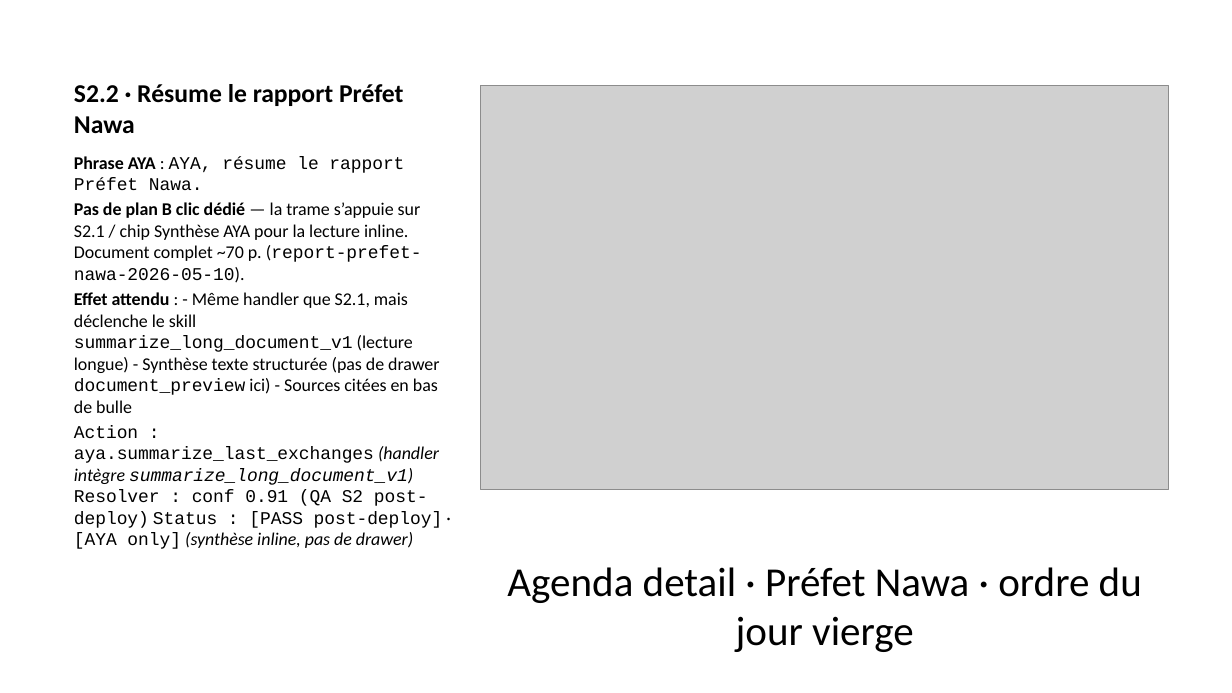
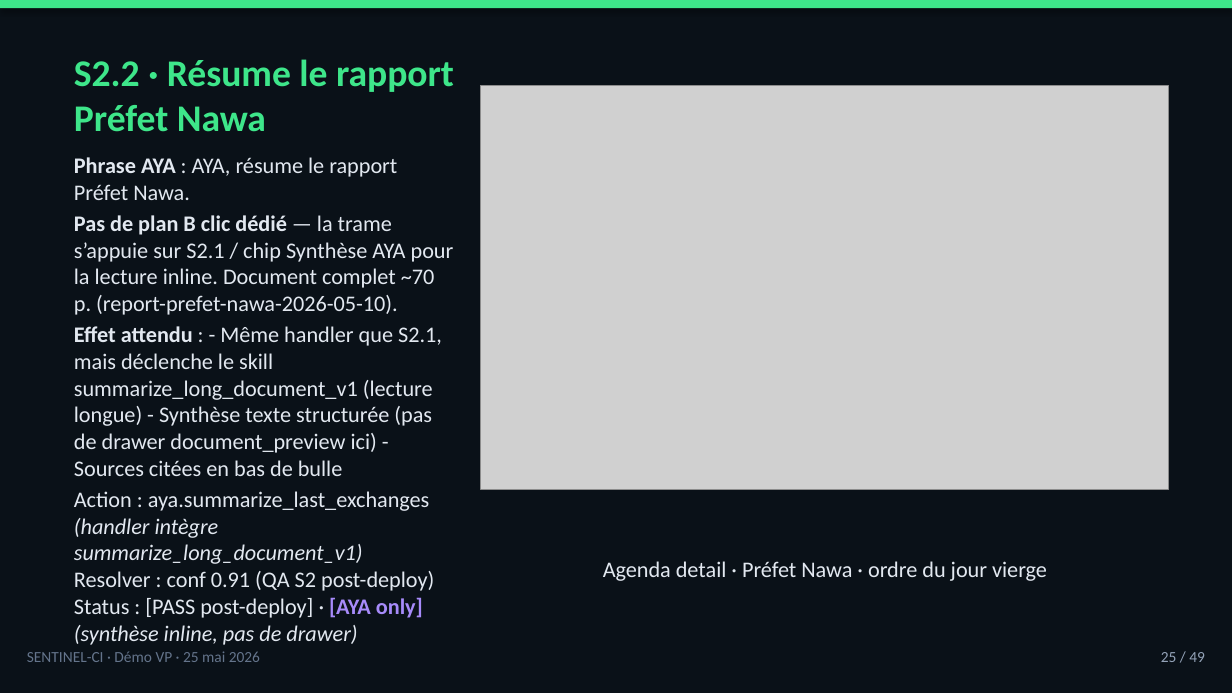
Before and after one commit to tishacian/hyusai, a slide deck: slide 25 of docs/sentinel-ci-demo-deck-2026-05-25.pptx. Drawn at 1232x693 pixels with LibreOffice and Linux fonts; fonts in the diff are those of the drawing; grey boxes stand for pictures. Boxes give left, top, right and bottom in pixels: in the first picture for what was removed or moved away, otherwise in the second. Text is boxed around its words. In the diff, an @@ line names an element or a change of style, - is before the commit and + after.

```diff
--- a/docs/sentinel-ci-demo-deck-2026-05-25.pptx
+++ b/docs/sentinel-ci-demo-deck-2026-05-25.pptx
@@ background #FFFFFF to #0A1118 @@
@@ rectangle added at <box>0,0,1232,9</box>, fill #3EE68A @@
@@ title "S2.2 · Résume le rapport ..." at <box>74,59,454,132</box>: size 15 to 22 pt, text colour #000000 to #3EE68A @@
@@ text "Phrase AYA : AYA, résume ..." at <box>74,157,454,618</box>: size 10.5 to 13 pt, text colour #000000 to #E2E8F0; font Courier New to Calibri in "AYA, résume le rapport Préfet Nawa.", "(report-prefet-nawa-2026-05-10).", "summarize_long_document_v1 document_preview", "Action : aya.summarize_last_exchanges summarize_long_documen ..."; text colour #000000 to #A78BFA, bold on in "[AYA only]" @@
@@ text "Agenda detail · Préfet Nawa ..." at <box>603,561,1047,581</box>: size 24 to 13 pt, text colour #000000 to #E2E8F0; less space between paragraphs @@
@@ text added at <box>27,651,260,662</box>, 9 pt, text #64748B @@
+SENTINEL-CI · Démo VP · 25 mai 2026
@@ text added at <box>1161,652,1205,662</box>, 9 pt, text #94A3B8 @@
+25 / 49
```
Also in this commit, not shown: 47 other slides changed, 1 slide added, 1 slide removed, 20 other files.
